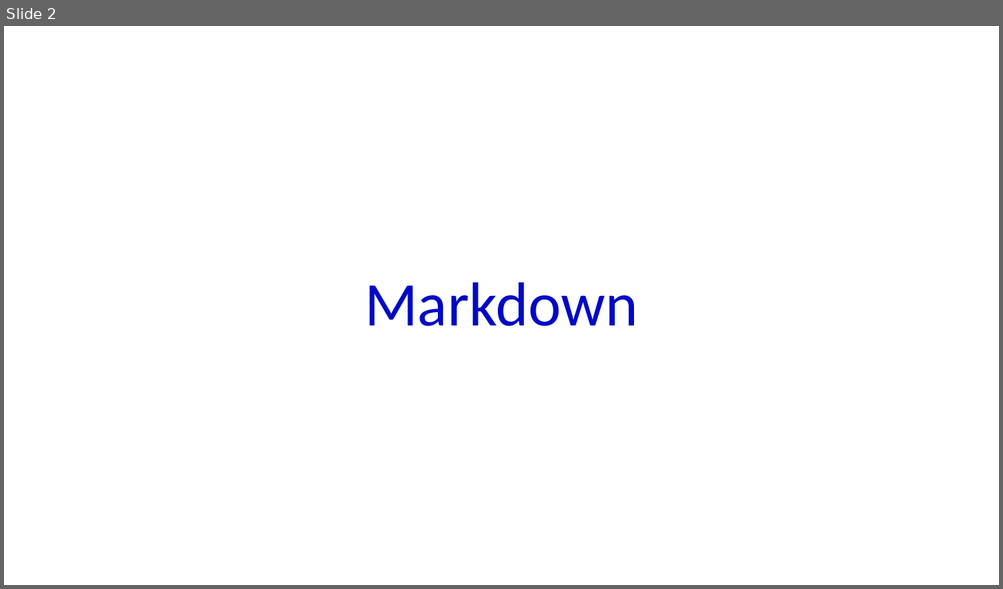
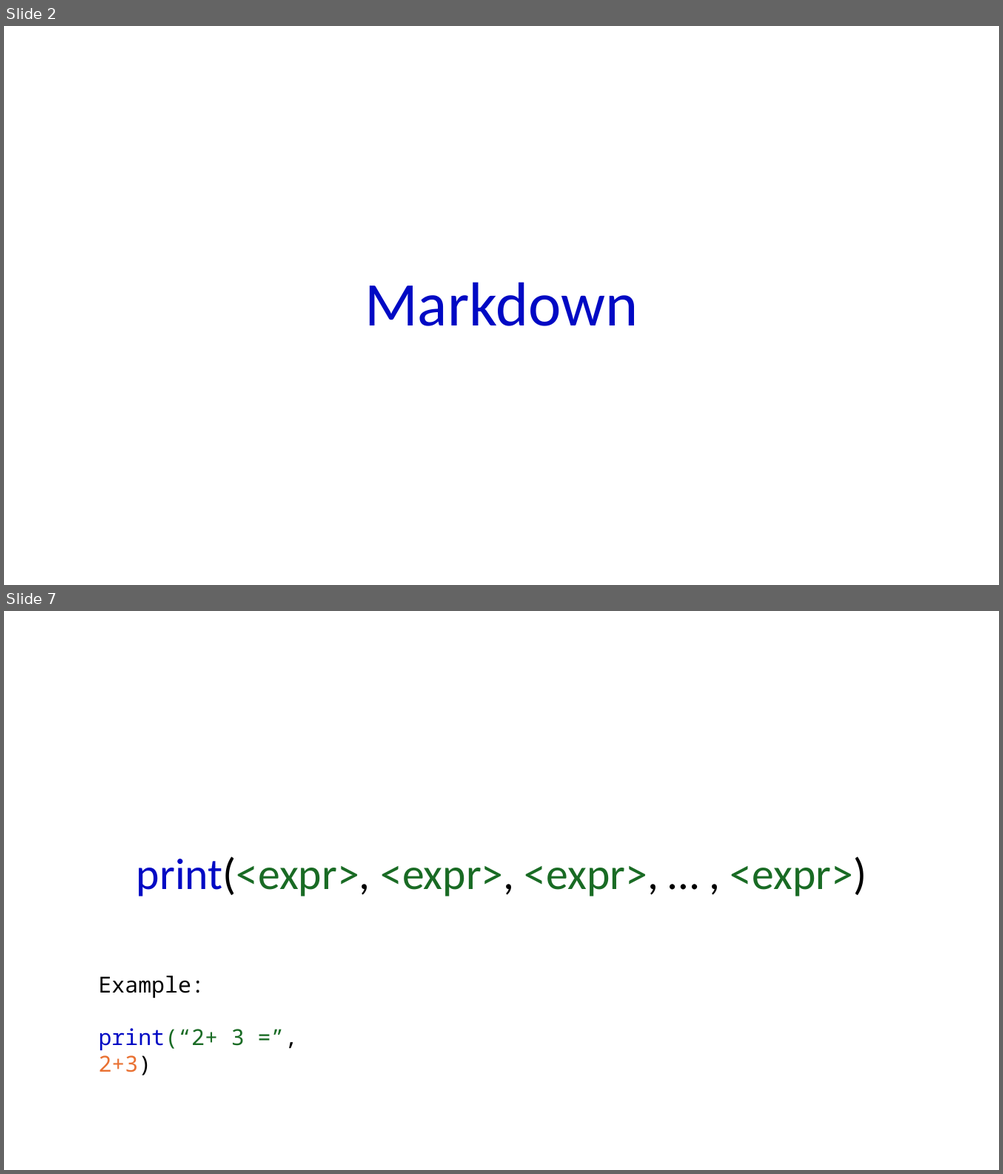
Before and after one commit to marslearnings/Machine-Learning-With-Python, a slide deck: ppt/Python.pptx. Shown one above the other, each under a label of ours: slide 2 before the commit, slides 2 and 7 after it; the slides between them are not shown. The pictures are 1003x589 and 1003x1174 pixels, drawn with LibreOffice and Linux fonts; fonts in the diff are those of the drawing. Boxes give left, top, right and bottom in pixels: in the first picture for what was removed or moved away, otherwise in the second. Text is boxed around its words. In the diff, an @@ line names an element or a change of style, - is before the commit and + after.

Commit message:
added new concept print statements

```diff
--- a/ppt/Python.pptx
+++ b/ppt/Python.pptx
@@ slide 7 added at <box>4,611,999,1170</box>, background #FFFFFF @@
@@ text added at <box>136,857,866,897</box>, 64 pt, text #196B24 @@
+print(<expr>, <expr>, <expr>, … , <expr>)
@@ text added at <box>99,976,244,1076</box>, 32 pt, text #000000 @@
+Example:
+print(“2+ 3 =”, 2+3)
```
Also in this commit, not shown: 10 other slides added, 4 other files.
